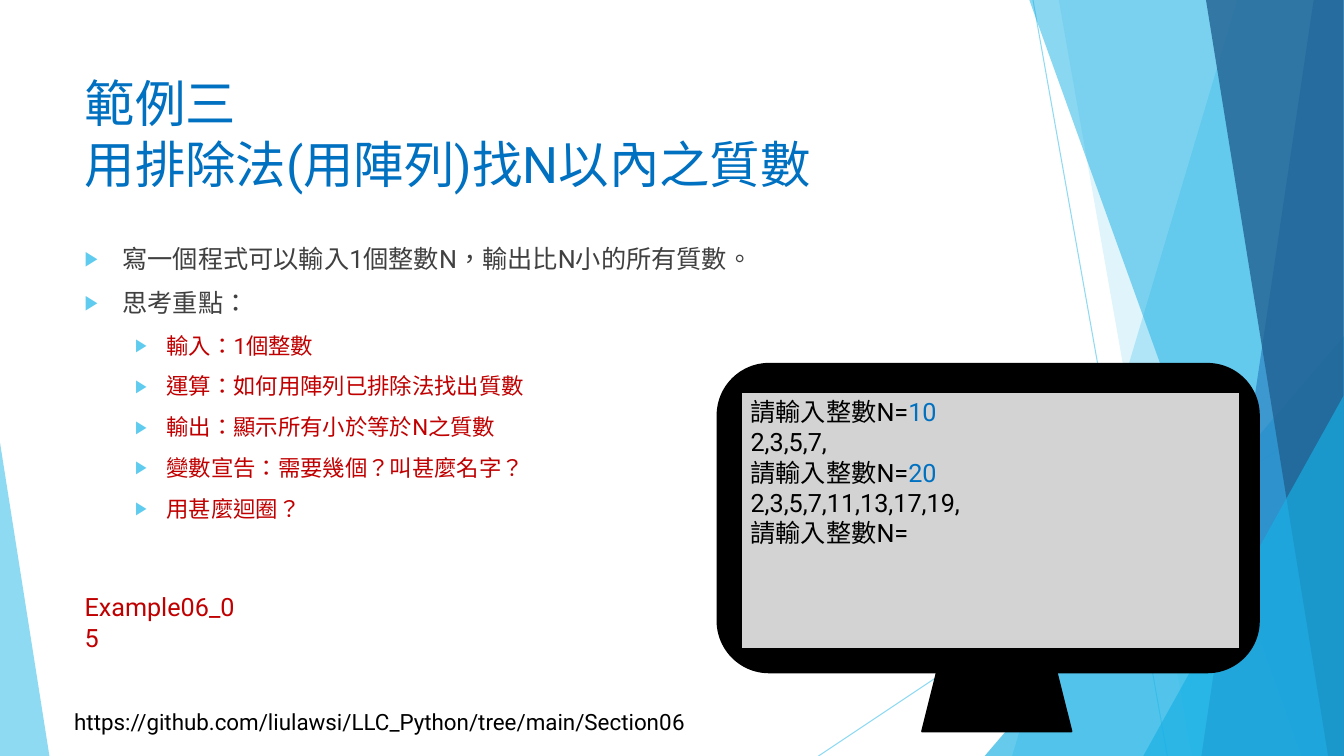
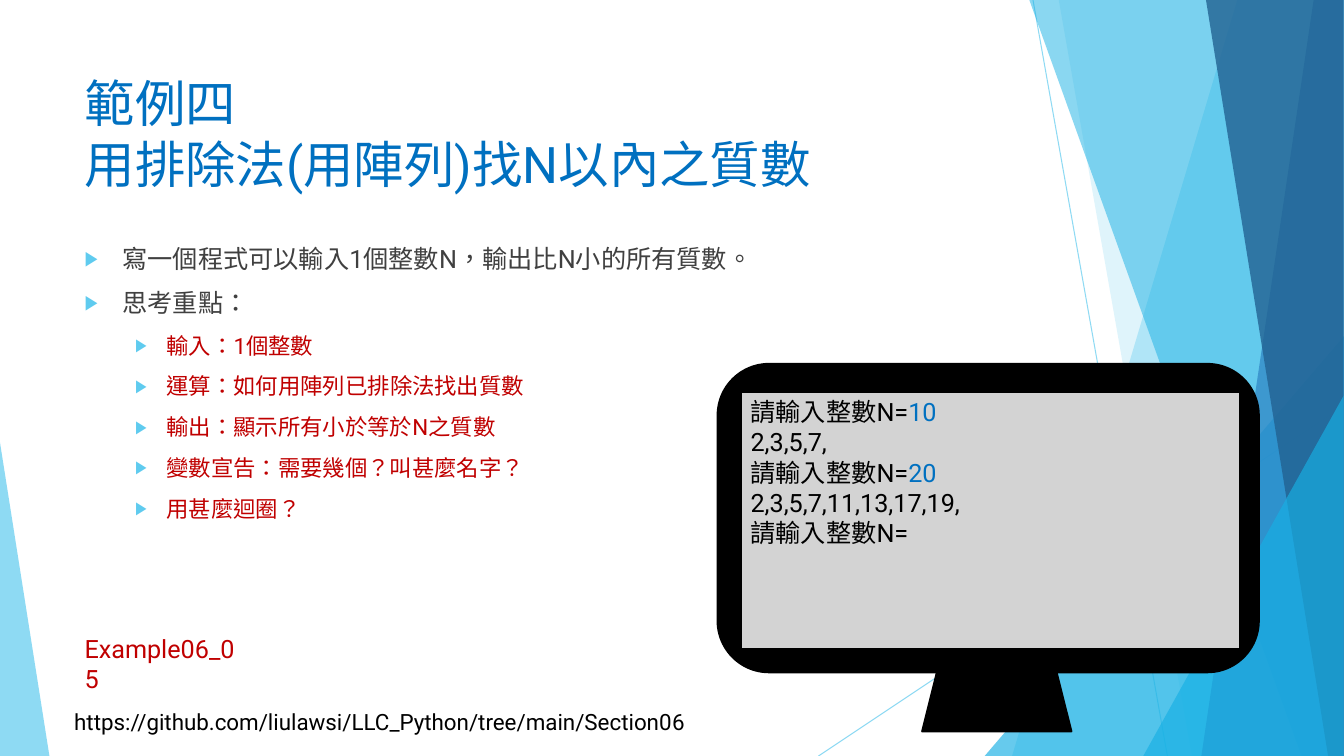
Before and after one commit to liulawsi/My_PPTs, a slide deck: slide 21 of LCC/Python/06_串列(List)一定要認識.pptx (slide 18 before the commit). Drawn at 1344x756 pixels with LibreOffice and Linux fonts; fonts in the diff are those of the drawing; background and template pictures are left out. Boxes give left, top, right and bottom in pixels: in the first picture for what was removed or moved away, otherwise in the second. Text is boxed around its words. In the diff, an @@ line names an element or a change of style, - is before the commit and + after.

```diff
--- a/LCC/Python/06_串列(List)一定要認識.pptx
+++ b/LCC/Python/06_串列(List)一定要認識.pptx
@@ title at (85,79,811,195): text changed @@
-範例三
-用排除法(用陣列)找N以內之質數
+範例四
+用排除法(用陣列)找N以內之質數
@@ text "Example06_05": place and size @@
-text "Example06_05" at (85,597,235,621)
+text "Example06_05" at (85,639,235,663)
```
Also in this commit, not shown: 16 other slides changed, 20 slides added, 1 other file.
